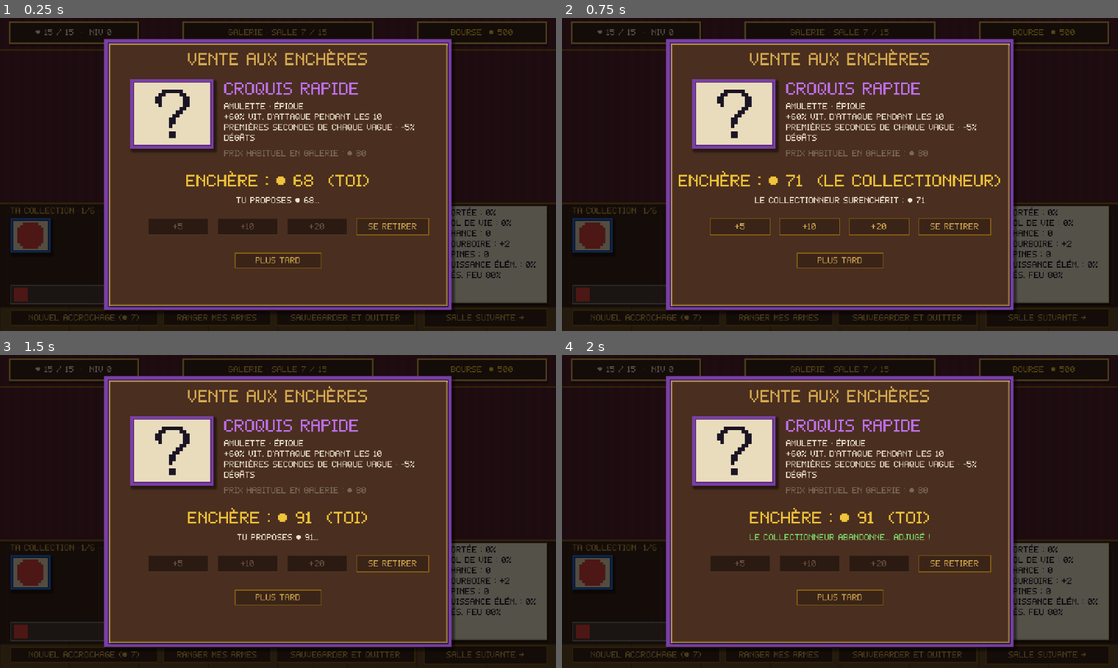
Above: before the commit, frames 1-4 (two rows, left to right).
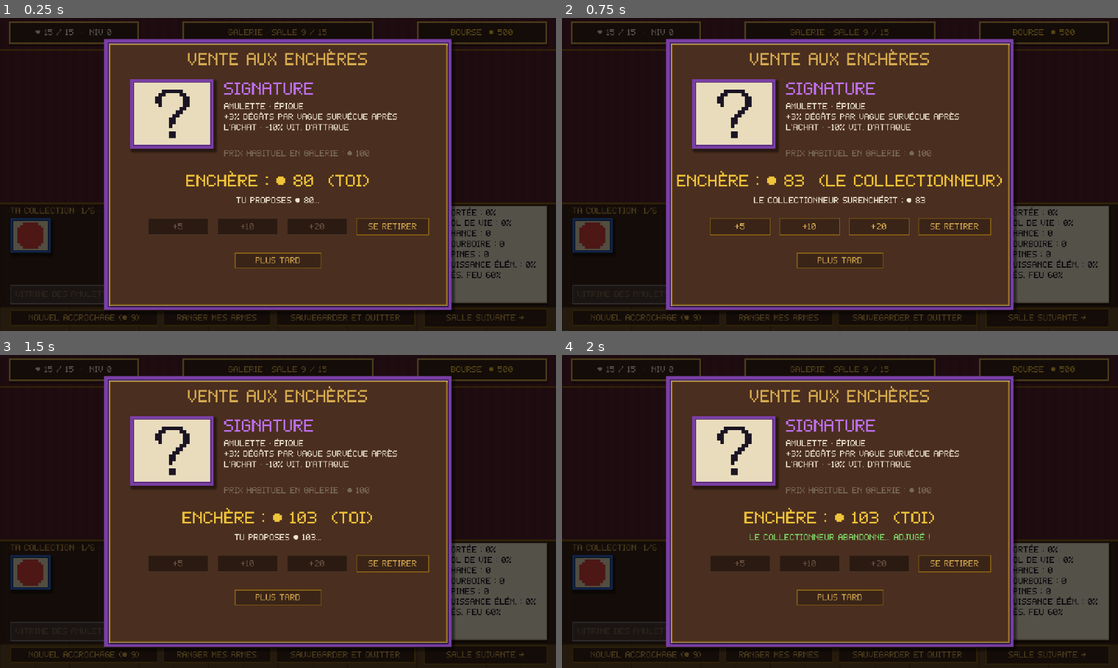
Above: after the commit, the same moments.

Repository: Vltbcq/VowelGame
Game: Godot game, scene res://tests/eventtest.tscn
Two runs of this game, one before a commit and one after it. Both use one fixed random seed, a clock stepped at 60 frames per second and the inputs below. This scene is started directly instead of the project's main scene.
Inputs (mouse positions are in pixels of both pictures, inside the frame that each line leads up to):
- Up to frame 1 (0.25 s): no input
- Up to frame 2 (0.75 s): click "Enchérir" at 0.5 s
- Up to frame 3 (1.5 s): click (83, 655) at 1.25 s, where only the run before the commit has a clickable "Nouvel accrochage (● 7)"
- Up to frame 4 (2 s): no input

The runs differ from the first frame. In frame 1, 1.5% of the frame differs, in the area x 2-92%, y 3-97%; in frame 2, 2.7%; in frame 3, 2.2%; in frame 4, 2.0%.

Commit message:
Nouvelle amulette épique « Le Capital » : toute la boutique au prix moyen de la vague
- Achat unique ; coûte lui-même le prix moyen de la vague (≈ 13 or vague 1, 48 vague 8, 150 vague 15)
- Une fois possédé : armes et amulettes à vendre au prix moyen (dès l'achat, et à chaque relance)
- Valeur actuelle affichée en partie

Co-Authored-By: Claude Opus 5.5 <noreply@anthropic.com>

Diff:
--- a/scripts/autoload/run.gd
+++ b/scripts/autoload/run.gd
@@ -633,6 +633,29 @@
 	return [rar, epi, leg]
 
 
+## Prix moyen d'un objet (arme ou amulette) dans la boutique de cette vague : raretés selon les
+## chances actuelles, 40 % d'armes / 60 % d'amulettes, × le multiplicateur de prix. (Le Capital)
+func avg_item_price() -> int:
+	var o := rarity_odds()
+	var p := [maxf(0.0, 100.0 - o[0] - o[1] - o[2]), o[0], o[1], o[2]]
+	var base := 0.0
+	for r in 4:
+		base += p[r] / 100.0 * (0.4 * WeaponDB.PRICE[r] + 0.6 * AmuletDB.PRICE[r])
+	return maxi(1, roundi(base * price_mult()))
+
+
+## Le Capital : les armes et amulettes à vendre coûtent toutes le prix moyen de la vague
+## (et le Capital lui-même coûte toujours ce prix-là).
+func apply_capital() -> void:
+	var avg := avg_item_price()
+	var owned := amulet_count("capital") > 0
+	for o in shop_offers:
+		if o.sold or o.get("gift", false) or not o.type in ["weapon", "amulet"]:
+			continue
+		if owned or (o.type == "amulet" and o.id == "capital"):
+			o.price = avg
+
+
 func roll_rarity() -> int:
 	var o := rarity_odds()
 	var r := randf() * 100.0
@@ -689,6 +712,7 @@
 		fresh.append(key)
 	for key in fresh:
 		Meta.mark_seen(key)
+	apply_capital()
 	# Case « potion » : une fois sur deux
 	if randf() < POTION_CHANCE:
 		var roll := randf()
--- a/scripts/core/stats.gd
+++ b/scripts/core/stats.gd
@@ -220,6 +220,8 @@
 	var s: Dictionary = Run.stats
 	var a: Dictionary = Run.char_a
 	match id:
+		"capital":
+			return "prix moyen de la vague : ● %d" % Run.avg_item_price()
 		"palette":
 			return "%d couleur(s) = +%d%% dégâts" % [int(a.get("elements", 0)), 8 * int(a.get("elements", 0))]
 		"esquisse":
--- a/scripts/data/amulet_db.gd
+++ b/scripts/data/amulet_db.gd
@@ -38,6 +38,7 @@
 	{"id": "porte_mine", "ink": 18, "name": "Porte-mine", "rar": 0, "stat": "crit", "v": 5.0, "desc": "+{v}% critique · {m} régénération", "malus": ["regen", -1.0]},
 	{"id": "encre_rouge", "ink": 18, "name": "Encre rouge", "rar": 0, "stat": "lifesteal", "v": 2.0, "desc": "+{v}% vol de vie · {m} armure", "malus": ["armor", -1.0]},
 	{"id": "petard", "ink": 20, "name": "Pétard", "rar": 0, "flag": true, "desc": "+25% dégâts des explosions (Marteau, Mortier, éclats de Lumière, Rature...) · {m}% vit. d'attaque", "malus": ["atk_speed", -4.0]},
+	{"id": "capital", "ink": 36, "name": "Le Capital", "rar": 2, "flag": true, "limit": 1, "desc": "Toutes les armes et amulettes de la boutique coûtent le PRIX MOYEN de la vague (il coûte lui-même ce prix) · achat unique"},
 	{"id": "fusain", "ink": 22, "name": "Fusain", "rar": 0, "stat": "atk_speed", "v": 12.0, "desc": "+{v}% vit. d'attaque · {m} PV max", "malus": ["max_hp", -3.0]},
 	# Rares
 	{"id": "sangsue", "ink": 30, "name": "Sangsue", "rar": 1, "stat": "lifesteal", "v": 4.0, "desc": "+{v}% vol de vie · {m} régénération", "malus": ["regen", -1.0]},
--- a/scripts/main.gd
+++ b/scripts/main.gd
@@ -381,6 +381,7 @@
 		Run.gold += o.price
 		return
 	o.sold = true
+	Run.apply_capital()   # Le Capital vient d'être acheté : toute la boutique passe au prix moyen
 	if o.has("replace"):
 		# Restaurateur : l'amulette donnée disparaît
 		for k in Run.amulets.size():
--- a/tests/eventtest.gd
+++ b/tests/eventtest.gd
@@ -71,6 +71,33 @@
 		Run.new_shop()
 		back += Run.shop_offers.filter(func(o): return o.type in Run.EVENTS).size()
 	_check(back > 30, "boutique suivante : les événements reviennent")
+	# Le Capital : prix moyen de la vague
+	for w in [1, 8, 15]:
+		Run.wave = w
+		var s := 0.0
+		var m := 0
+		for k in 1500:
+			Run.roll_shop()
+			for o in Run.shop_offers:
+				if o.type in ["weapon", "amulet"] and not (o.type == "amulet" and o.id == "capital"):
+					s += o.price
+					m += 1
+		var avg := Run.avg_item_price()
+		print("     Capital vague %d : prix moyen calculé %d, mesuré %.1f" % [w, avg, s / m])
+		_check(absf(avg - s / m) <= maxf(3.0, s / m * 0.12), "Capital : prix moyen juste en vague %d" % w)
+	Run.wave = 8
+	Run.roll_shop()
+	Run.shop_offers.append({"type": "amulet", "id": "capital", "rar": 2, "price": 999, "sold": false})
+	Run.apply_capital()
+	_check(int(Run.shop_offers[-1].price) == Run.avg_item_price(), "Capital : il coûte le prix moyen")
+	Run.set_amulet_art("capital", _blob(16, 20), "")
+	Run.add_amulet("capital", Run.amulet_art["capital"].image, Vector2i(22, 22))
+	Run.roll_shop()
+	var same := Run.shop_offers.filter(func(o): return o.type in ["weapon", "amulet"]).all(func(o): return int(o.price) == Run.avg_item_price())
+	var capital_again := Run.shop_offers.any(func(o): return o.type == "amulet" and o.id == "capital")
+	_check(same and not capital_again, "Capital possédé : tout au prix moyen (● %d), plus jamais reproposé" % Run.avg_item_price())
+	Run.amulets = []
+	Run.recompute()
 	# Enchères : toujours épique ou légendaire
 	var low := 0
 	for k in 300:
Not shown, changed: README.md
